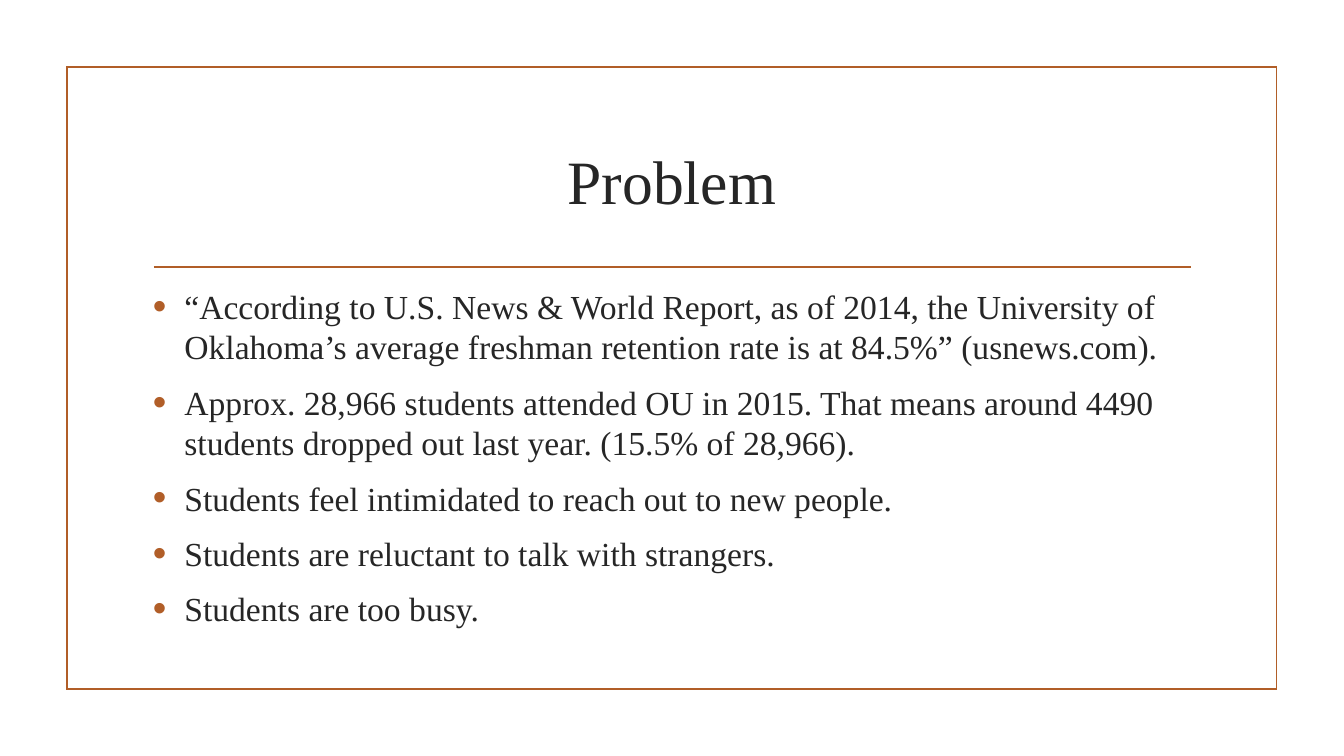
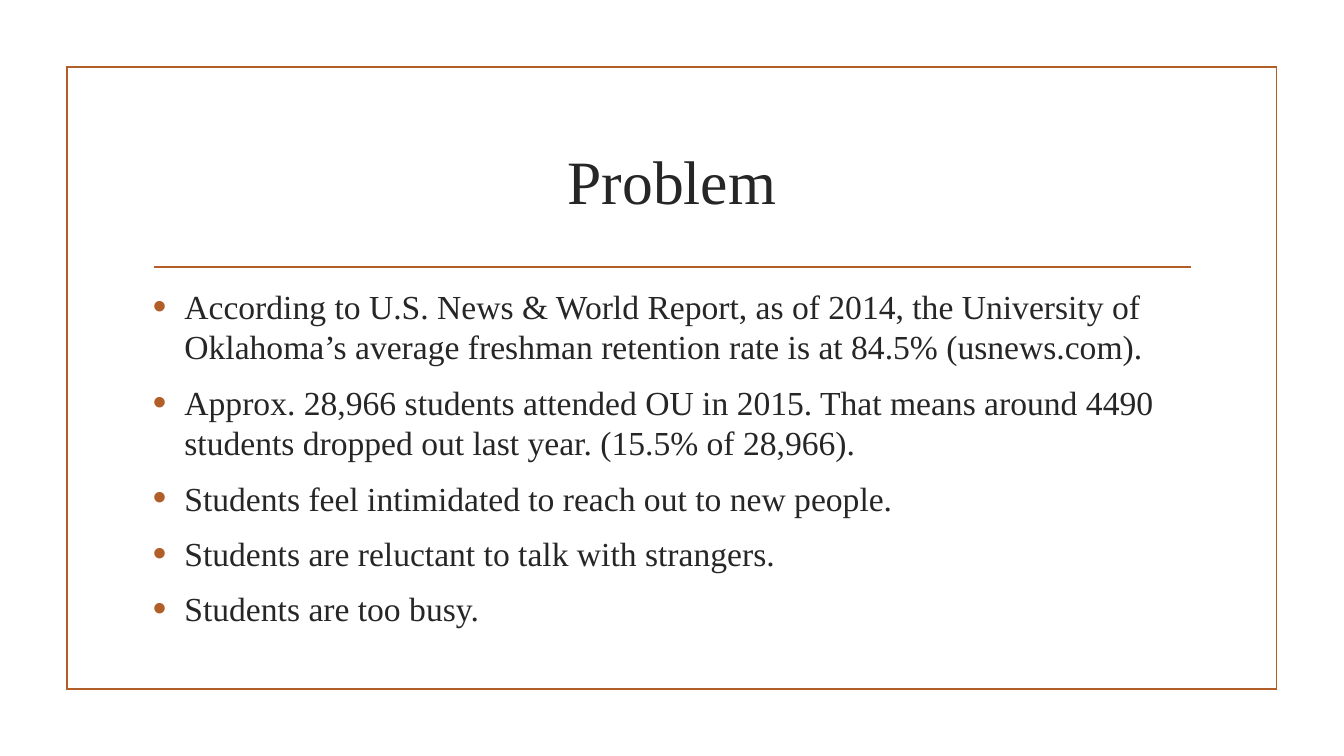
Before and after one commit to LunchBuddi/AndroidApp, a slide deck: slide 2 of PRESENTATION MATERIAL/TagUp Presentation.pptx. Drawn at 1344x756 pixels with LibreOffice and Linux fonts; fonts in the diff are those of the drawing; background and template pictures are left out. Boxes give left, top, right and bottom in pixels: in the first picture for what was removed or moved away, otherwise in the second. Text is boxed around its words. In the diff, an @@ line names an element or a change of style, - is before the commit and + after.

Commit message:
Removed quotations in PP

```diff
--- a/PRESENTATION MATERIAL/TagUp Presentation.pptx
+++ b/PRESENTATION MATERIAL/TagUp Presentation.pptx
@@ text at (184, 295, 1142, 366): text changed @@
-• “According to U.S. News & World Report, as of 2014, the University of Oklahoma’s average freshman retention rate is at 84.5%” (usnews.com).
+• According to U.S. News & World Report, as of 2014, the University of Oklahoma’s average freshman retention rate is at 84.5% (usnews.com).
```
